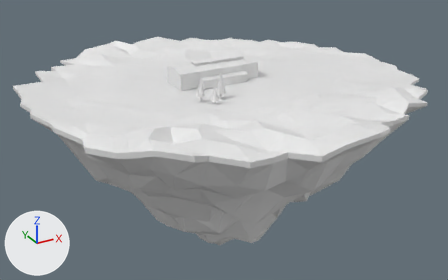
The OBJ model res/ewerk.obj, before and after one commit.
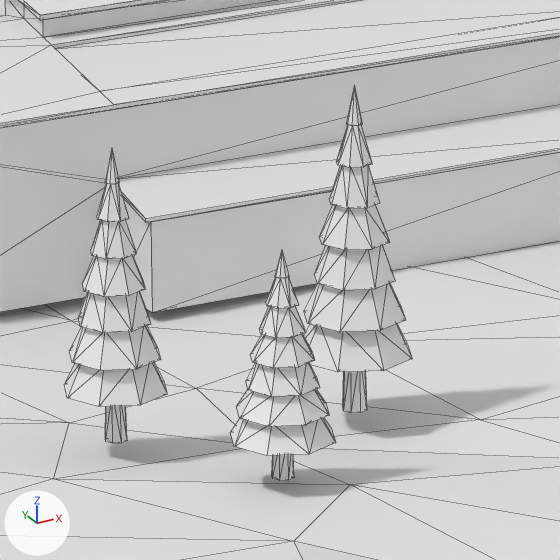
Each version is shown whole from a 50 mm camera at (-6.11, -11.6, 4.29) aimed at (0.26, -0.01, -1.51), then close up on the part from 43% to 53% of the width and 22% to 39% of the height. Lighting does not change. The marker at lower left points along +X, +Y and +Z. The close-ups show mesh edges as thin lines. Where no turn or scale is listed for an object, it has been applied to the vertices.

Names of what the first close-up shows: 'ewerk_Cylinder.002_Cylinder.003', 'newground_Plane.001', 'tree2_Cylinder.001', 'tree3_Cylinder.002', 'tree_Cylinder'.
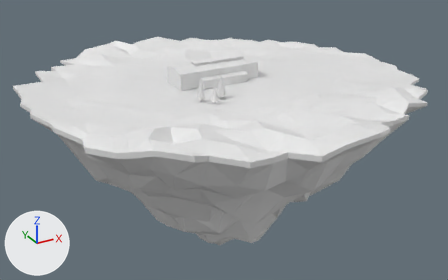
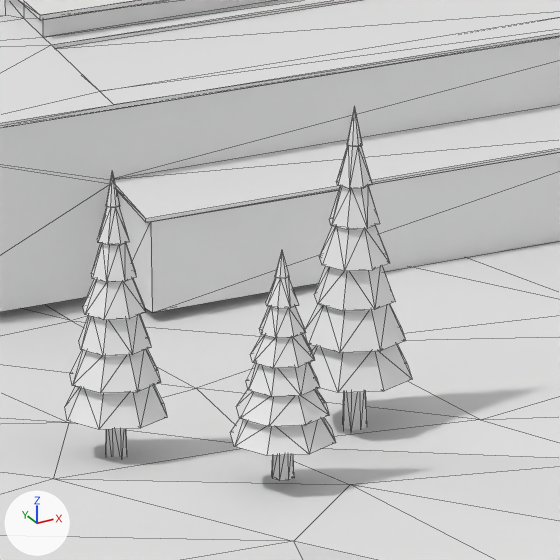
What differs and where, as boxes (x1, y1, x2, y2) in the close-ups (560 x 560 px):
'tree2_Cylinder.001', reshaped: before (304, 86, 412, 413); after (305, 106, 412, 430)
'tree3_Cylinder.002', mesh moved: before (64, 148, 167, 443); after (65, 172, 167, 457)

The change, as a list of edits to the scene's bpy script:
```text
Change me_tree2_cylinder_001:
    used by ob_tree2_cylinder_001; location = (0.0, 0.0, 0.0)
    remove me_tree2_cylinder_001.from_pydata(...)  # 128 vertices, 252 faces; spans x -0.516..-0.31, y -1.222..-1.016, z 0.005..0.587
    add me_tree2_cylinder_001.from_pydata(...)  # 128 vertices, 252 faces; spans x -0.516..-0.31, y -1.222..-1.016, z -0.032..0.551
    me_tree2_cylinder_001 part 1: the whole mesh is rebuilt
Change me_tree3_cylinder_002:
    where me_tree3_cylinder_002.from_pydata(...)  # 128 vertices, 252 faces; spans x -0.936..-0.751, y -1.15..-0.966, z 0.005..0.526
    used by ob_tree3_cylinder_002; location = (0.0, 0.0, 0.0)
    me_tree3_cylinder_002 part 2: the whole mesh is moved by (0.0, 0.0, -0.041)
```
